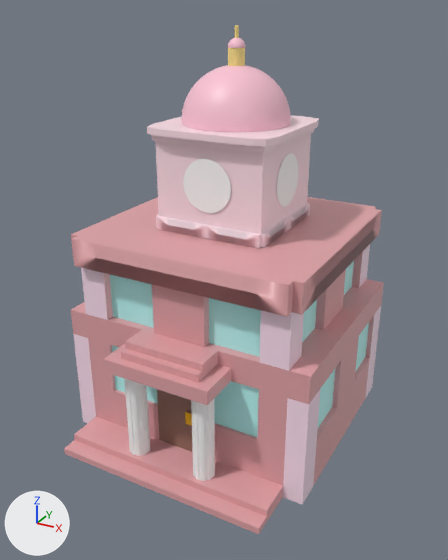
Before and after pictures for a commit that changed the FBX model Bird Gang/Assets/MayaMesh/cityHall.fbx.
The view is the same before and after, from a 50 mm camera at (22.8, -43.4, 25.2) aimed at (0.5, -2.8, 4.9). Lighting does not change. The marker at lower left points along +X, +Y and +Z. Where no turn or scale is listed for an object, it has been applied to the vertices. Vertices at the same position are counted once.

Objects in the first picture: 'BaseBuilding', 'ClockDome', 'ClockDome1', 'ClockTower', 'clockFace', 'clockFace2', 'pillar1', 'pillar2'.
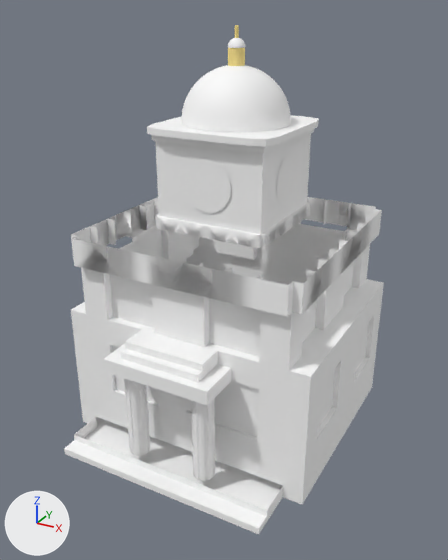
Where the newer file only moved an object's origin or applied its transform, the numbers keep the older frame.

Diff of the bpy script that builds the scene:
```diff
--- a/Bird Gang/Assets/MayaMesh/cityHall.fbx.py
+++ b/Bird Gang/Assets/MayaMesh/cityHall.fbx.py
@@ mat_clocktowercolour @@
 mat_clocktowercolour = principled_material('ClockTowerColour')
-mat_clocktowercolour.base_color = (1.0, 0.765, 0.83)  # white #ffe3eb
-mat_clocktowercolour.roughness = 0.4
+mat_clocktowercolour.base_color = (1.0, 1.0, 1.0)  # white #ffffff
+mat_clocktowercolour.roughness = 0.553
@@ mat_cityhallwindows @@
 mat_cityhallwindows = principled_material('cityHallWindows')
-mat_cityhallwindows.base_color = (0.51, 1.0, 0.981)  # cyan #bdfffd
+mat_cityhallwindows.base_color = (1.0, 1.0, 1.0)  # white #ffffff
 mat_cityhallwindows.roughness = 0.4
@@ mat_cityhallcolour @@
 mat_cityhallcolour = principled_material('CityHallColour')
-mat_cityhallcolour.base_color = (0.76, 0.373, 0.392)  # pink #e2a4a8
-mat_cityhallcolour.roughness = 0.4
+mat_cityhallcolour.base_color = (1.0, 1.0, 1.0)  # white #ffffff
+mat_cityhallcolour.roughness = 0.553
@@ mat_cityhalldoor @@
 mat_cityhalldoor = principled_material('cityHallDoor')
-mat_cityhalldoor.base_color = (0.292, 0.155, 0.114)  # brown #936e5f
+mat_cityhalldoor.base_color = (1.0, 1.0, 1.0)  # white #ffffff
 mat_cityhalldoor.roughness = 0.4
@@ mat_cityhallhighlights @@
 mat_cityhallhighlights = principled_material('cityHallHighlights')
-mat_cityhallhighlights.base_color = (1.0, 0.765, 0.889)  # white #ffe3f2
+mat_cityhallhighlights.base_color = (1.0, 1.0, 1.0)  # white #ffffff
 mat_cityhallhighlights.roughness = 0.4
@@ mat_doorhandle @@
 mat_doorhandle = principled_material('doorHandle')
-mat_doorhandle.base_color = (1.0, 0.576, 0.0)  # yellow #ffc800
+mat_doorhandle.base_color = (1.0, 1.0, 1.0)  # white #ffffff
 mat_doorhandle.metallic = 0.311
@@ mat_domecolour @@
 mat_domecolour = principled_material('domeColour')
-mat_domecolour.base_color = (1.0, 0.569, 0.689)  # pink #ffc7d8
-mat_domecolour.roughness = 0.4
+mat_domecolour.base_color = (1.0, 1.0, 1.0)  # white #ffffff
+mat_domecolour.roughness = 0.553
@@ me_mesh_010 @@
 # used by ob_clocktower; location = (0.0, 0.0, 13.04)
-me_mesh_010.from_pydata(...)  # 786 vertices, 776 faces; spans x -5.29..5.29, y -5.29..5.29, z -4.0..4.0
+me_mesh_010.from_pydata(...)  # 232 vertices, 153 faces; spans x -5.29..5.29, y -5.29..5.29, z -4.0..4.0
+# me_mesh_010 part 3: 505 vertices removed from x -5.29..5.29, y -5.29..5.29, z -2.0..4.0
 me_mesh_010.materials.append(mat_clocktowercolour)
@@ me_mesh_006 @@
 # used by ob_basebuilding; location = (0.0, 0.0, 0.0)
-me_mesh_006.from_pydata(...)  # 1215 vertices, 1160 faces; spans x -10.6..10.6, y -13.2..9.7, z -9.0..9.0
+me_mesh_006.from_pydata(...)  # 324 vertices, 194 faces; spans x -10.6..10.6, y -13.2..9.7, z -9.0..9.0
+# me_mesh_006 part 1: 891 vertices removed from x -10.6..10.6, y -13.2..9.0, z -9.0..9.0
 me_mesh_006.materials.append(mat_cityhallwindows)
@@ me_mesh_002 @@
 # used by ob_clockface; location = (0.0, -4.58, 13.05)
-me_mesh_002.from_pydata(...)  # 61 vertices, 48 faces; spans x -2.05..2.05, y 0.0, z -2.05..2.05
+me_mesh_002.from_pydata(...)  # 24 vertices, 1 face; spans x -2.05..2.05, y 0.0, z -2.05..2.05
+# me_mesh_002 part 2
+# 37 vertices are removed from x -1.65..1.54, y 0.0, z -1.47..1.47
+# 48 faces are deleted
+# 1 new face joins them
 me_mesh_002.materials.append(mat_clockface1)
```

What differs and where, as boxes [x1, y1, x2, y2] in the pictures (448 x 560 px):
'BaseBuilding', recoloured, surface changed, reshaped (pink to white): [64, 197, 384, 534] in both
'ClockTower', recoloured, surface changed: [147, 115, 319, 248] in both
'ClockDome', recoloured, surface changed (pink to white): [181, 65, 291, 132] in both
'ClockDome1', recoloured, surface changed: [227, 38, 246, 48] in both
part 1 of me_mesh_006, deleted (pink): before [64, 199, 384, 534]
part 2 of me_mesh_002, cut back: [183, 159, 231, 213] in both
part 3 of me_mesh_010, deleted: before [148, 115, 319, 234]
